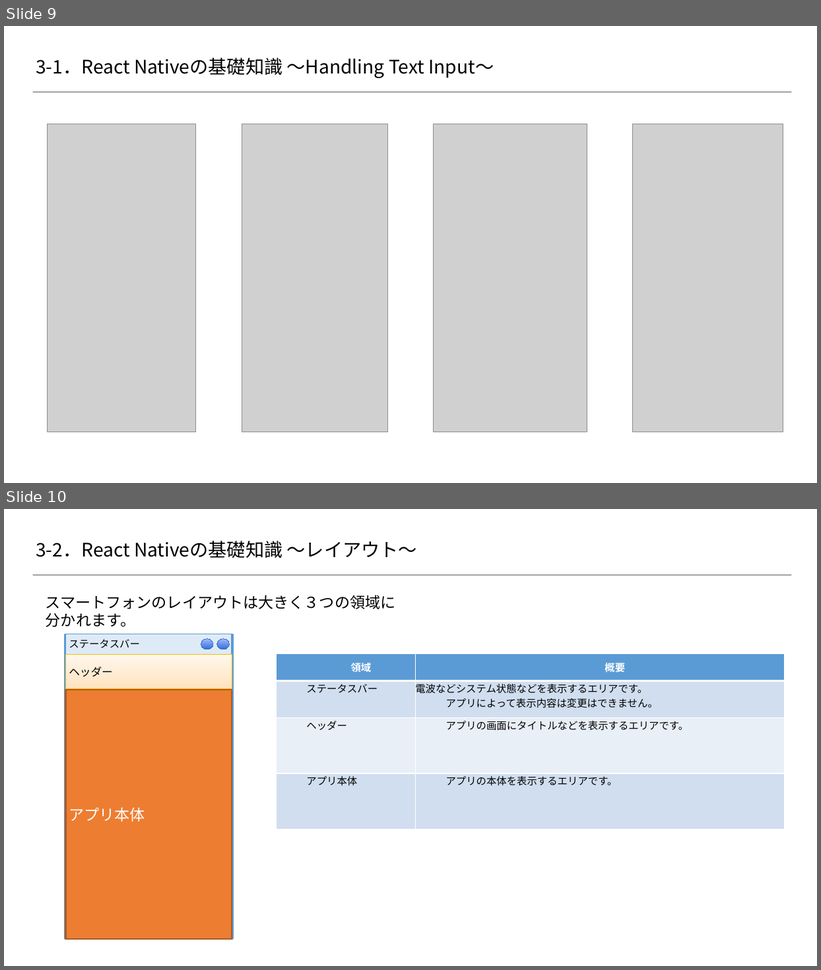
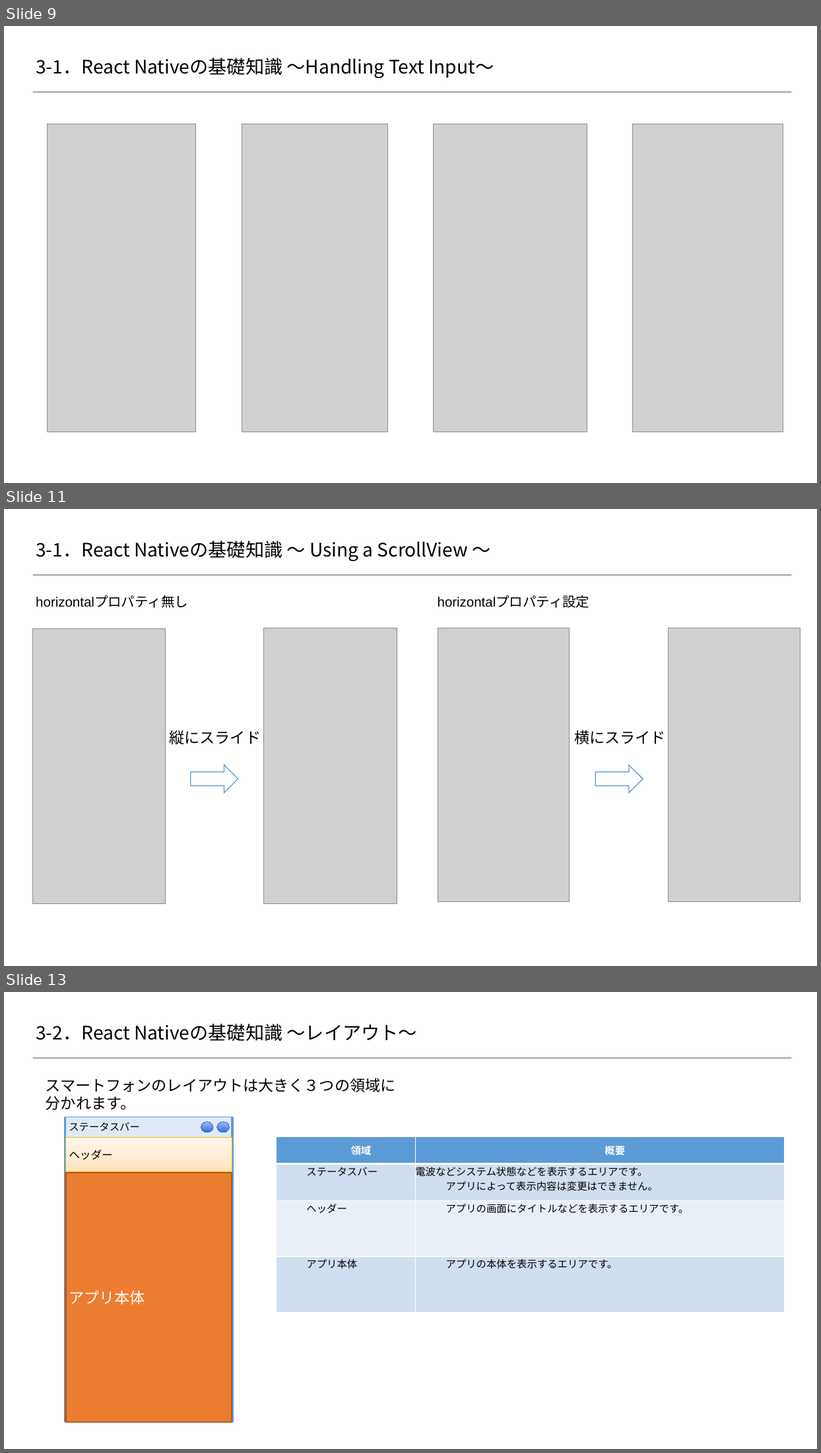
Before and after one commit to 2018SYSTEMI34/diary, a slide deck: doc/02_SlideShare/01.ネタ/３_ReactNative基礎知識/react-native.pptx. Shown one above the other, each under a label of ours: slides 9 and 10 before the commit, slides 9, 11 and 13 after it; the slides between them are not shown. The pictures are 821x970 and 821x1453 pixels, drawn with LibreOffice and Linux fonts; fonts in the diff are those of the drawing; grey boxes stand for pictures; background and template pictures are left out. Boxes give left, top, right and bottom in pixels: in the first picture for what was removed or moved away, otherwise in the second. Text is boxed around its words. In the diff, an @@ line names an element or a change of style, - is before the commit and + after.

Commit message:
ReactNative基礎知識_追加ページ２
ReactNative基礎知識_追加ページ２

```diff
--- a/doc/02_SlideShare/01.ネタ/３_ReactNative基礎知識/react-native.pptx
+++ b/doc/02_SlideShare/01.ネタ/３_ReactNative基礎知識/react-native.pptx
@@ slide 11 added at bbox=[4, 509, 817, 966], background #FFFFFF; not listed: 1 template element that a slide beside it also shows @@
@@ title added at bbox=[36, 541, 468, 561], 22 pt, text #000000 @@
+3-1．React Nativeの基礎知識 ～ Using a ScrollView ～
@@ text added at bbox=[36, 596, 188, 608], 16 pt, text #000000 @@
+horizontalプロパティ無し
@@ text added at bbox=[438, 596, 590, 608], 16 pt, text #000000 @@
+horizontalプロパティ設定
@@ picture added at bbox=[32, 628, 165, 904] @@
@@ picture added at bbox=[264, 628, 397, 904] @@
@@ picture added at bbox=[438, 628, 570, 902] @@
@@ picture added at bbox=[668, 628, 801, 902] @@
@@ text added at bbox=[170, 730, 261, 745], 18 pt, text #000000 @@
+縦にスライド
@@ text added at bbox=[574, 730, 666, 745], 18 pt, text #000000 @@
+横にスライド
@@ right arrow added at bbox=[191, 765, 238, 793], fill #FFFFFF, outline #5B9BD5 1 pt @@
@@ right arrow added at bbox=[596, 765, 644, 793], fill #FFFFFF, outline #5B9BD5 1 pt @@
@@ what was slide 10 is now slide 13 @@
```
Also in this commit, not shown: 7 slides changed, 2 other slides added.
